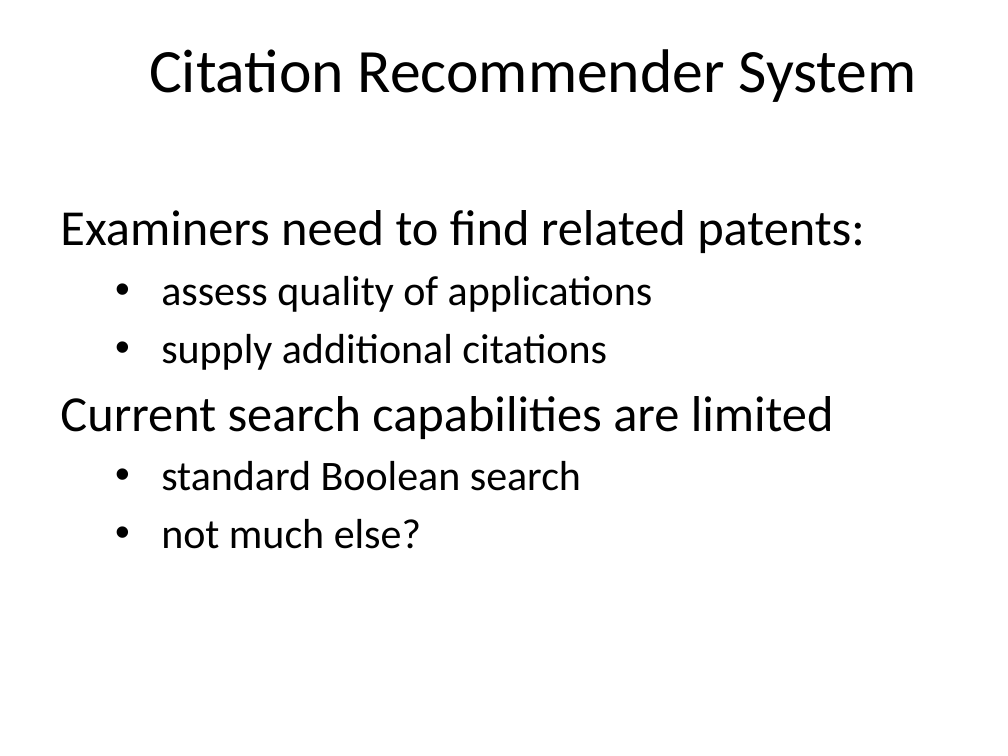
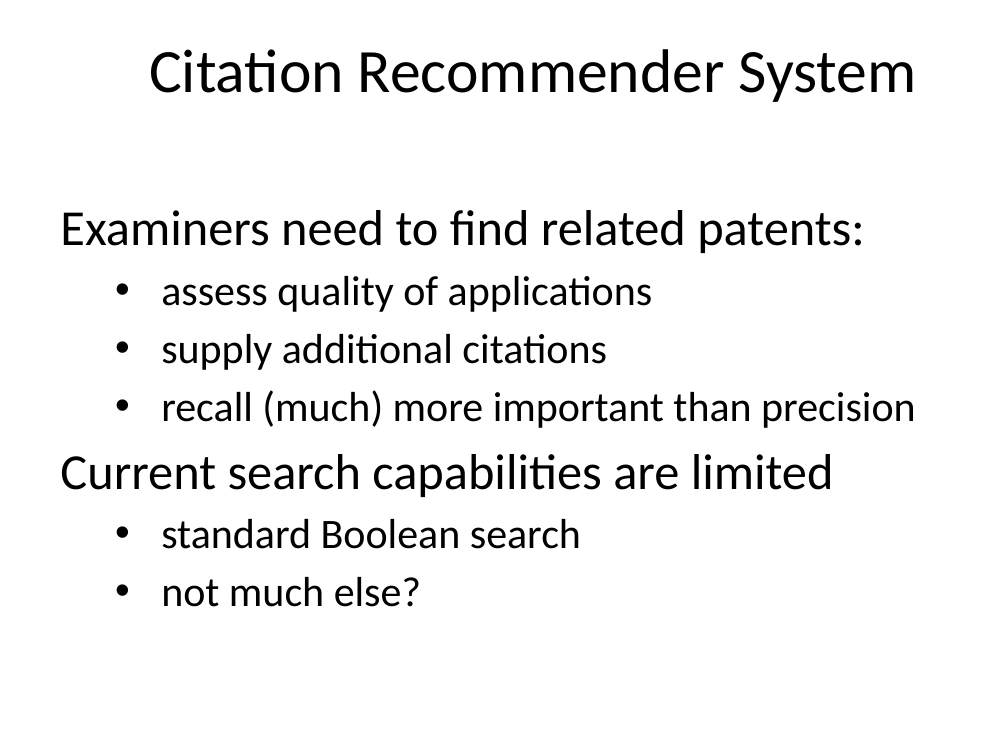
Before and after one commit to alexgittens/XDataUSPTOHackathon, a slide deck: slide 2 of XDATA_Sep2016_klevin_slides.pptx. Drawn at 1008x756 pixels with LibreOffice and Linux fonts; fonts in the diff are those of the drawing; background and template pictures are left out. Boxes give left, top, right and bottom in pixels: in the first picture for what was removed or moved away, otherwise in the second. Text is boxed around its words. In the diff, an @@ line names an element or a change of style, - is before the commit and + after.

```diff
--- a/XDATA_Sep2016_klevin_slides.pptx
+++ b/XDATA_Sep2016_klevin_slides.pptx
@@ text at bbox=[161, 390, 916, 428]: paragraph added @@
+• recall (much) more important than precision
```
Also in this commit, not shown: 6 other slides changed.
